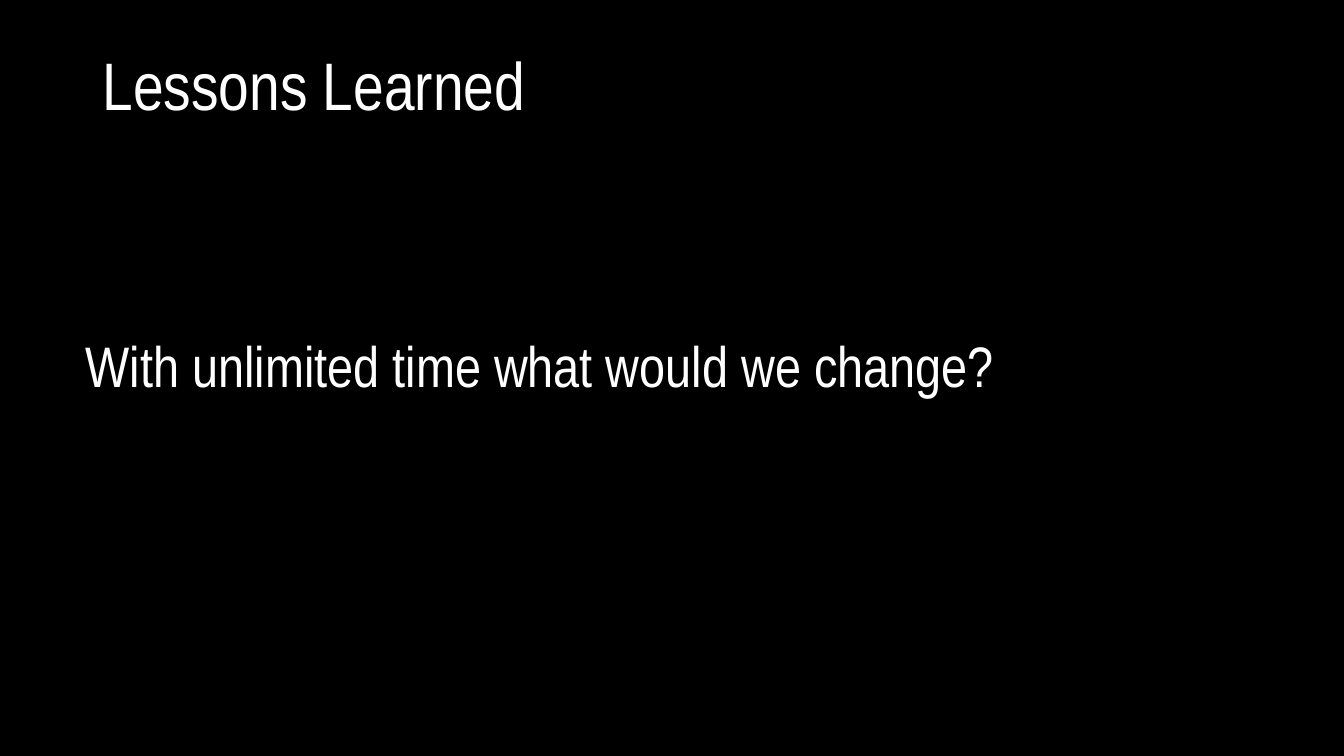
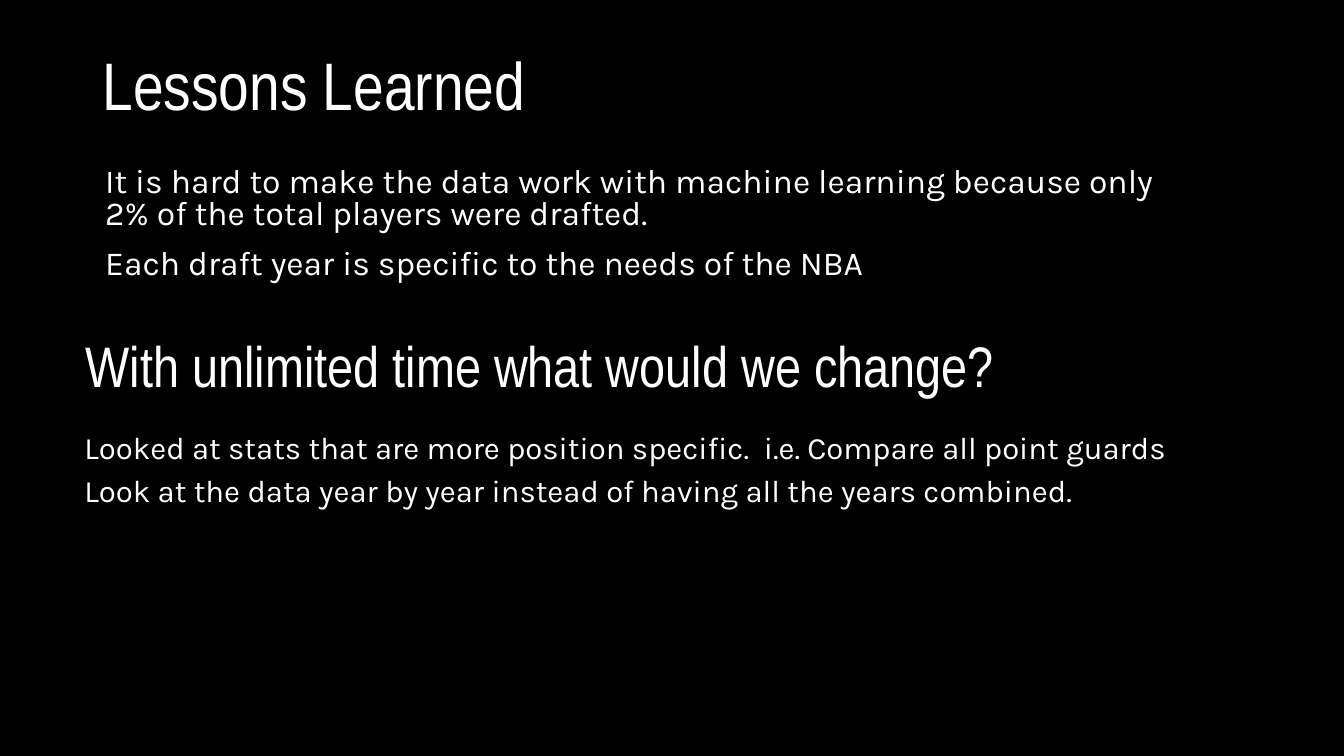
Before and after one commit to mleroseandrews/Making_the_NBA, a slide deck: slide 7 of Powerpoint.pptx. Drawn at 1344x756 pixels with LibreOffice and Linux fonts; fonts in the diff are those of the drawing; background and template pictures are left out. Boxes give left, top, right and bottom in pixels: in the first picture for what was removed or moved away, otherwise in the second. Text is boxed around its words. In the diff, an @@ line names an element or a change of style, - is before the commit and + after.

```diff
--- a/Powerpoint.pptx
+++ b/Powerpoint.pptx
@@ text added at (x1=105, y1=170, x2=1153, y2=283), 24 pt, text #FFFFFF @@
+It is hard to make the data work with machine learning because only 2% of the total players were drafted.
+Each draft year is specific to the needs of the NBA
@@ text added at (x1=84, y1=437, x2=1165, y2=509), 22.2 pt, text #FFFFFF @@
+Looked at stats that are more position specific. i.e. Compare all point guards
+Look at the data year by year instead of having all the years combined.
```
Also in this commit, not shown: 3 other slides changed.
